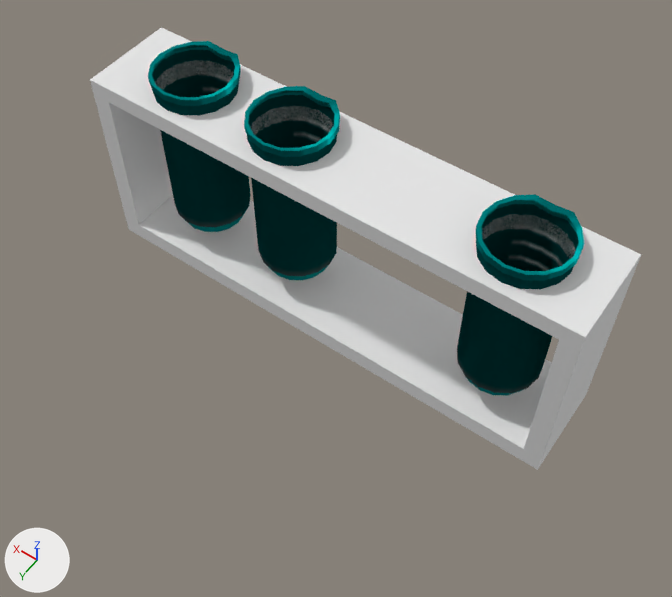
The Blender file Models/beaker_holder.blend, before and after one commit.
Rendered twice from a 50 mm camera at (-0.483, 0.721, 1.079) aimed at (-0.03, 0.087, 0.083). Lighting does not change. The marker at lower left points along +X, +Y and +Z. The picture after the commit comes second.
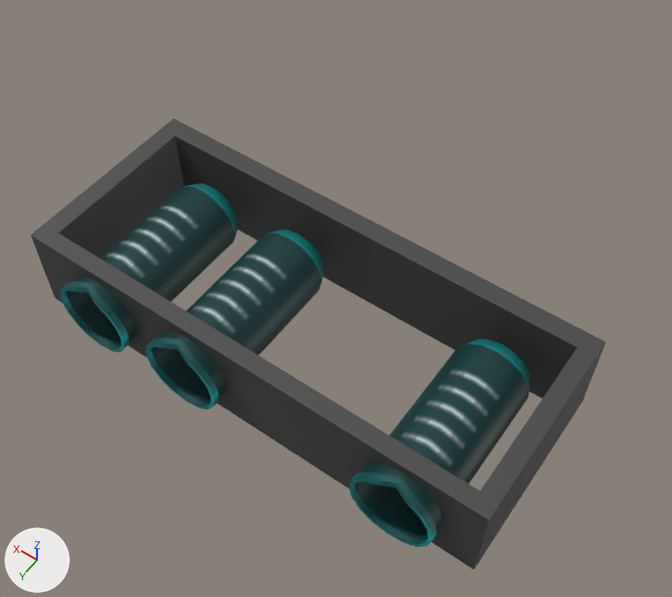
What differs and where, as boxes (x1, y1, x2, y2) in the pictures (672 x 597 px; the box of a moved part takes in the faces that stretch with it):
'Cylinder', reshaped (32% wider, 27% taller)
    before: (148, 41, 584, 396)
    after: (31, 119, 606, 570)
'Cylinder.001', deleted
    before: (90, 27, 641, 470)
part 1 of me_cylinder_263, moved or reshaped
    before: (244, 90, 340, 157)
    after: (149, 338, 219, 407)
part 2 of me_cylinder_263, moved or reshaped
    before: (249, 92, 335, 115)
    after: (151, 348, 210, 404)
part 3 of me_cylinder_263, moved or reshaped
    before: (247, 95, 337, 280)
    after: (152, 230, 325, 403)
part 4 of me_cylinder_263, moved or reshaped
    before: (244, 86, 340, 151)
    after: (146, 343, 214, 410)
part 5 of me_cylinder_263, moved or reshaped
    before: (148, 45, 241, 106)
    after: (63, 281, 129, 350)
part 6 of me_cylinder_263, moved or reshaped
    before: (152, 47, 233, 73)
    after: (66, 291, 121, 347)
part 7 of me_cylinder_263, moved or reshaped
    before: (152, 50, 251, 232)
    after: (67, 183, 239, 346)
part 8 of me_cylinder_263, moved or reshaped
    before: (148, 41, 240, 100)
    after: (60, 286, 124, 352)
part 9 of me_cylinder_263, moved or reshaped
    before: (476, 200, 584, 281)
    after: (353, 471, 436, 544)
part 10 of me_cylinder_263, moved or reshaped
    before: (486, 200, 579, 242)
    after: (355, 484, 427, 541)
part 11 of me_cylinder_263, moved or reshaped
    before: (457, 204, 579, 396)
    after: (356, 339, 529, 540)
part 12 of me_cylinder_263, moved or reshaped
    before: (477, 194, 584, 275)
    after: (349, 477, 432, 547)
part 13 of me_cylinder_263, added
    after: (31, 119, 606, 570)

What the commit changed:
Material 'beaker.png' (mat_beaker_png) is new.
Its texture is img_beaker_png.
me_cylinder_263 is used by ob_cylinder; location (0.0, 0.0, 0.0).
me_cylinder_263 had 432 vertices, 522 faces and spanned x -0.306..0.332, y -0.068..0.061, z -0.001..0.272.
me_cylinder_263 no longer uses material mat_beaker_material (picture img_beaker_png).
me_cylinder_263 now has 560 vertices, 790 faces and spans x -0.358..0.401, y -0.066..0.272, z -0.074..0.074.
me_cylinder_263 part 1: the loose piece of 32 vertices spanning x 0.041..0.165, y -0.068..0.061, z 0.253..0.272 is turned -90 degrees about the x axis through the mesh origin, in mat_beaker_png (picture img_beaker_png).
me_cylinder_263 part 2: the loose piece of 32 vertices spanning x 0.041..0.165, y -0.068..0.061, z 0.253..0.262 is turned -90 degrees about the x axis through the mesh origin, in mat_beaker_png (picture img_beaker_png).
me_cylinder_263 part 3: the loose piece of 48 vertices spanning x 0.044..0.163, y -0.06..0.06, z -0.001..0.262 is turned -90 degrees about the x axis through the mesh origin, in mat_beaker_png (picture img_beaker_png).
me_cylinder_263 part 4: the loose piece of 32 vertices spanning x 0.041..0.165, y -0.068..0.061, z 0.263..0.272 is turned -90 degrees about the x axis through the mesh origin, in mat_beaker_png (picture img_beaker_png).
me_cylinder_263 part 5: the loose piece of 32 vertices spanning x 0.208..0.332, y -0.068..0.061, z 0.253..0.272 is turned -90 degrees about the x axis through the mesh origin, in mat_beaker_png (picture img_beaker_png).
me_cylinder_263 part 6: the loose piece of 32 vertices spanning x 0.208..0.332, y -0.068..0.061, z 0.253..0.262 is turned -90 degrees about the x axis through the mesh origin, in mat_beaker_png (picture img_beaker_png).
me_cylinder_263 part 7: the loose piece of 48 vertices spanning x 0.21..0.329, y -0.06..0.06, z -0.001..0.262 is turned -90 degrees about the x axis through the mesh origin, in mat_beaker_png (picture img_beaker_png).
me_cylinder_263 part 8: the loose piece of 32 vertices spanning x 0.208..0.332, y -0.068..0.061, z 0.263..0.272 is turned -90 degrees about the x axis through the mesh origin, in mat_beaker_png (picture img_beaker_png).
me_cylinder_263 part 9: the loose piece of 32 vertices spanning x -0.306..-0.181, y -0.068..0.061, z 0.253..0.272 is turned -90 degrees about the x axis through the mesh origin, in mat_beaker_png (picture img_beaker_png).
me_cylinder_263 part 10: the loose piece of 32 vertices spanning x -0.306..-0.181, y -0.068..0.061, z 0.253..0.262 is turned -90 degrees about the x axis through the mesh origin, in mat_beaker_png (picture img_beaker_png).
me_cylinder_263 part 11: the loose piece of 48 vertices spanning x -0.303..-0.184, y -0.06..0.06, z -0.001..0.262 is turned -90 degrees about the x axis through the mesh origin, in mat_beaker_png (picture img_beaker_png).
me_cylinder_263 part 12: the loose piece of 32 vertices spanning x -0.306..-0.181, y -0.068..0.061, z 0.263..0.272 is turned -90 degrees about the x axis through the mesh origin, in mat_beaker_png (picture img_beaker_png).
me_cylinder_263 part 13: a new loose piece of 128 vertices spanning x -0.358..0.401, y -0.066..0.243, z -0.074..0.074, in mat_beaker_png (picture img_beaker_png).
me_cylinder_263 gains material mat_beaker_png (picture img_beaker_png).
Object 'Cylinder.001' (ob_cylinder_001) is deleted.
